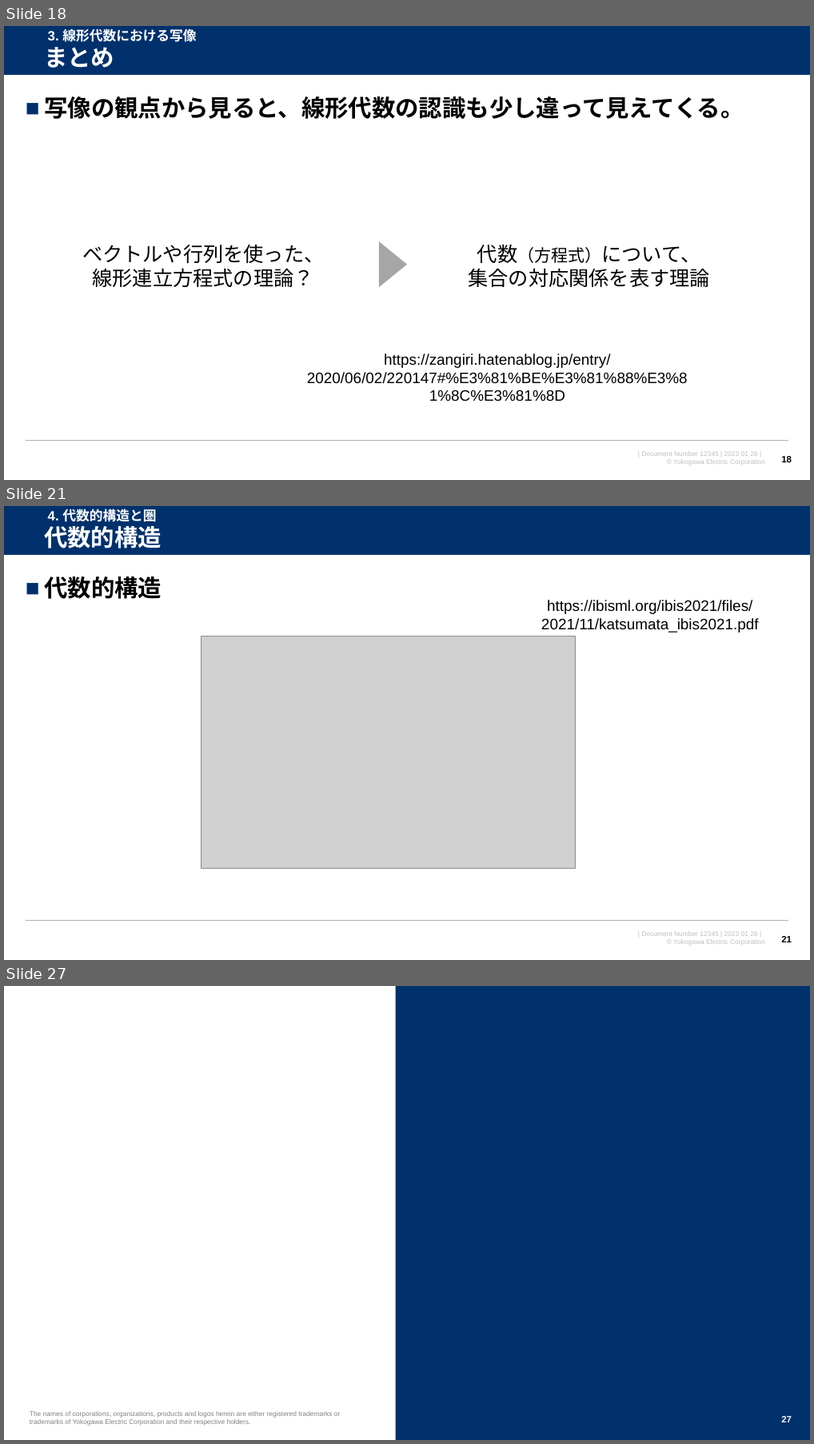
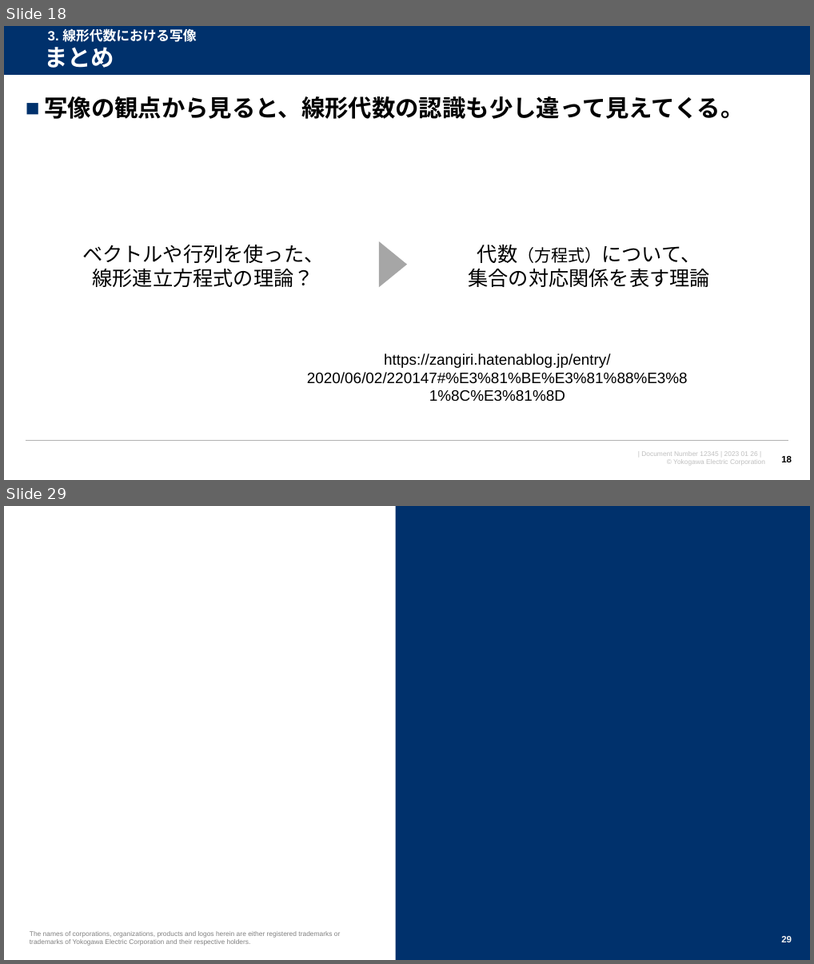
Before and after one commit to watarukumagai-git/opt, a slide deck: MMW/20230126_MMW_kumagai_rev.0.pptx. Shown one above the other, each under a label of ours: slides 18, 21 and 27 before the commit, slides 18 and 29 after it; the slides between them are not shown. The pictures are 814x1444 and 814x964 pixels, drawn with LibreOffice and Linux fonts; fonts in the diff are those of the drawing; grey boxes stand for pictures; background and template pictures are left out. Boxes give left, top, right and bottom in pixels: in the first picture for what was removed or moved away, otherwise in the second. Text is boxed around its words. In the diff, an @@ line names an element or a change of style, - is before the commit and + after.

```diff
--- a/MMW/20230126_MMW_kumagai_rev.0.pptx
+++ b/MMW/20230126_MMW_kumagai_rev.0.pptx
@@ slide 21 removed at bbox=[4, 506, 810, 960], background #FFFFFF; not listed: 4 template elements that a slide beside it also shows @@
@@ title removed at bbox=[44, 526, 162, 548] @@
-代数的構造
@@ text removed at bbox=[48, 508, 156, 522] @@
-4. 代数的構造と圏
@@ text removed at bbox=[44, 576, 162, 599] @@
-■ 代数的構造
@@ text removed at bbox=[542, 600, 759, 632] @@
-https://ibisml.org/ibis2021/files/2021/11/katsumata_ibis2021.pdf
@@ picture removed at bbox=[202, 636, 575, 868] @@
@@ page number removed at bbox=[782, 936, 792, 942] @@
-21
@@ what was slide 27 is now slide 29 @@
@@ page number at bbox=[782, 936, 792, 942]: text changed @@
-27
+29
```
Also in this commit, not shown: 11 slides changed, 4 slides added, 4 other slides removed.
